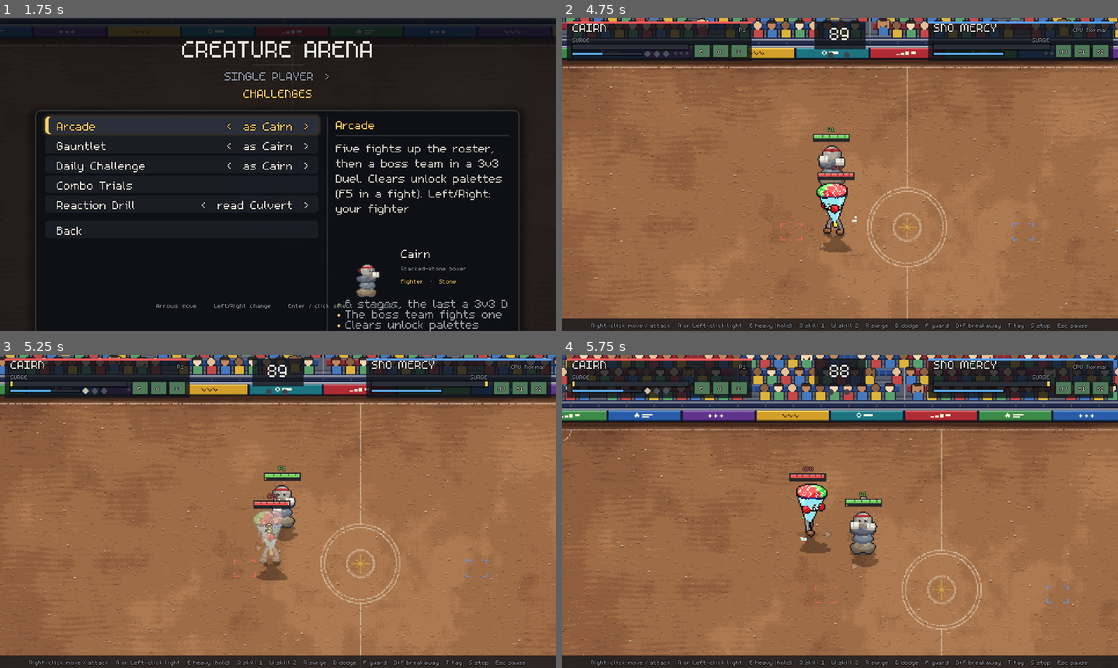
Above: before the commit, frames 1-4 (two rows, left to right).
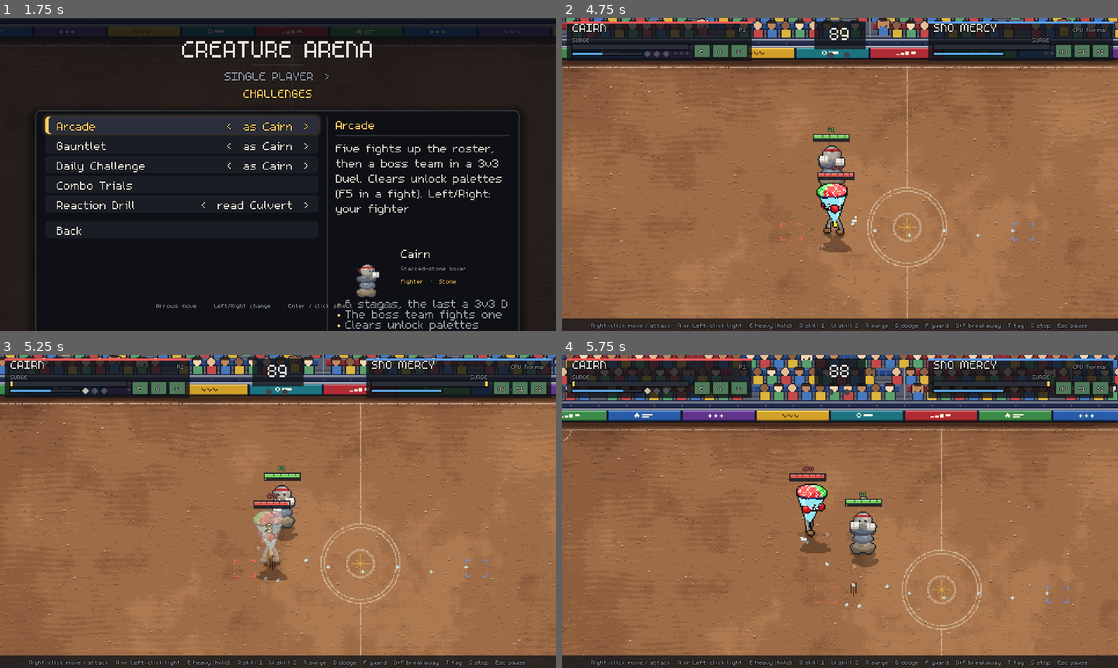
Above: after the commit, the same moments.

Repository: Redelements/creature-arena_
Game: Godot game, scene res://scenes/main.tscn
Same seed, same stepped clock (60 frames per second), same inputs: the game is played once before the commit and once after it.
Inputs (mouse positions are in pixels of both pictures, inside the frame that each line leads up to):
- Up to frame 1 (1.75 s): click "Single player" at 0.5 s; click "Challenges" at 1.25 s
- Up to frame 2 (4.75 s): click "Gauntlet" at 2 s; tap Enter (menu_confirm) at 2.75 s; move the mouse to (962, 158) at 2.77 s; hold D (kb_right) 2.78-3.5 s; tap F8 (kb_change_fighter) at 2.85 s; click (962, 158) at 2.92 s; drag from (728, 190) to (812, 237) at 3.52 s; move the mouse to (895, 105) at 4.27 s; hold D (kb_right) from 4.28 s (still down); tap Shift (kb_guard) at 4.35 s
- Up to frame 3 (5.25 s): release D (kb_right) at 5 s; drag from (250, 574) to (111, 464) at 5.02 s
- Up to frame 4 (5.75 s): no input

Frame 1 is identical in both runs. In frame 2, less than 0.1% of the frame differs, in the area x 52-82%, y 65-70%; in frame 3, less than 0.1%; in frame 4, less than 0.1%, in the area x 43-88%, y 59-81%.

Commit message:
Floor wear: scratches, gouges, craters, drag lines, clods, mallet marks and footprints that fade
Co-Authored-By: Claude Opus 5.5 <noreply@anthropic.com>

Diff:
--- a/src/game/main.gd
+++ b/src/game/main.gd
@@ -237,6 +237,7 @@
 var fx: FxView
 var fx_ground: FxGround
 var water: WaterView
+var wear: FloorWear
 var shadows: ShadowLayer
 var audio: AudioView
 var debug: DebugView
@@ -440,6 +441,8 @@
 	add_child(arena)
 	crowd = CrowdView.new()
 	add_child(crowd)
+	wear = FloorWear.new()  # scratches, gouges, craters, prints: the floor remembers, under everything
+	add_child(wear)
 	fx_ground = FxGround.new()
 	add_child(fx_ground)
 	water = WaterView.new()  # living water over the shallows, under the fighters
@@ -456,6 +459,7 @@
 	add_child(entities)
 	fx = FxView.new()
 	fx.bind_ground(fx_ground)
+	fx.wear = wear
 	add_child(fx)
 	paper = PaperFx.new()  # Mister Crease's sheets, crafts and storms, over the fighters
 	paper.fx = fx
@@ -1901,6 +1905,7 @@
 	debug.sim = sim
 	rings.set_sim(sim)
 	water.set_sim(sim)
+	wear.set_sim(sim)
 	water.fx = fx
 	paper.set_sim(sim)
 	hud.sim = sim
@@ -2110,6 +2115,7 @@
 	var t_fx := PerfLog.now()
 	arena.refresh()
 	water.advance()
+	wear.advance()
 	crowd.advance()
 	fx.advance()
 	PerfLog.since("fx advance", t_fx)
--- /dev/null
+++ b/src/view/floor_wear.gd
@@ -0,0 +1,369 @@
+class_name FloorWear
+extends Node2D
+## The floor remembers the fight: claw scratches, gouges, craters, drag lines, dirt clods,
+## mallet marks and, for a few seconds, wet / slushy / sticky footprints. Cosmetic: reads
+## the sim, never writes it. FxView decides what leaves a mark (see its header, `fx.decal`)
+## and calls mark(); this node stores and draws them.
+##
+## Pixel art, cheap: every mark is a tiny pre-drawn shape (8 directions, no rotation) in the
+## floor's own tones, built once per ground kind into a small atlas (`_atlas`) and drawn as
+## one whole-pixel texture blit. Marks are static, so this layer repaints only when one is
+## added, removed, steps its fade or the camera leaves the area drawn, never every tick.
+## Marks fade in whole alpha steps (FADE_AT / FADE_A) over 20 to 40 seconds, then go; the
+## oldest goes first past the cap (`cap()`, 200 on the stadium, more on a big map). A mark
+## on a cell that became a pit, wall, water or brush is dropped (`_scan`), so a healed
+## cell is fresh floor. Main adds this between the crowd and FxGround and calls
+## set_sim() / advance().
+
+const CELL := 32  ## atlas cell: every shape fits in 32 x 32, centred
+const CAP_BASE := 200
+const DRAWN_PAD := 96.0  ## draws this far past the view; repaints when the view leaves it
+const SCAN_EVERY := 10  ## ticks between floor-change scans
+const NEAR := 5.0  ## a new mark this close to a recent one of its kind is skipped
+## Fade: whole alpha steps at these fractions of a mark's life.
+const FADE_AT: Array[float] = [0.0, 0.5, 0.75, 0.9]
+const FADE_A: Array[float] = [1.0, 0.75, 0.5, 0.28]
+
+## kind -> [atlas row, life in ticks]
+const KINDS := {
+	"scratch": [0, 1500], "gouge": [1, 2400], "drag": [2, 1500], "crater_s": [3, 2100],
+	"crater_l": [4, 2400], "clod": [5, 1800], "mallet": [6, 1800],
+	"print_wet": [7, 240], "print_slush": [8, 300], "print_syrup": [9, 360],
+}
+const ROWS := 10
+
+## ground -> [furrow, lip, shade]: the tone of a cut, of the edge it throws up, and the
+## darker tone under a crater. Dirt cuts dark; stone and concrete scratch pale; turf tears
+## to soil with green flecks.
+const TONES := {
+	"dirt": ["3f2a18", "b08c60", "2c1c10"],
+	"stone": ["d8ccb6", "4a4034", "3a3228"],
+	"concrete": ["dfe3e8", "454a53", "353a42"],
+	"grass": ["4a3016", "7fd08a", "2e1e0e"],
+}
+const PRINT_TONES := {  ## kind -> [print, edge]
+	"print_wet": ["2c4560", "5f8fb8"],
+	"print_slush": ["d6f2f8", "8fbccc"],
+	"print_syrup": ["c8860e", "f0c040"],
+}
+const OK_CELLS := [TerrainGrid.INTACT, TerrainGrid.CRACKED, TerrainGrid.BRUSH_FLAT]
+
+var sim: MatchSim
+var _terrain: TerrainGrid
+var _marks: Array[Dictionary] = []  ## {k, x, y, col, born, life, g, step}
+var _atlas := {}  ## ground -> ImageTexture (prints are in every atlas)
+var _version := -1
+var _scan_due := false
+var _last_scan := 0
+var _dirty := false
+var _drawn := Rect2()
+var _drawn_ok := false
+var _cap := CAP_BASE
+var _last_tick := -1
+
+
+func _init() -> void:
+	texture_filter = CanvasItem.TEXTURE_FILTER_NEAREST
+
+
+func set_sim(s: MatchSim) -> void:
+	sim = s
+	_terrain = s.terrain
+	clear()
+	var ref := SimDefs.arena_size()
+	var a := s.arena_size()
+	_cap = int(CAP_BASE * clampf(a.x * a.y / maxf(1.0, ref.x * ref.y), 1.0, 3.0))
+	if not _atlas.has(ground()):  # build the shapes now, not on the first mark
+		_atlas[ground()] = _build(ground())
+
+
+func clear() -> void:
+	_marks.clear()
+	_version = _terrain.version if _terrain != null else -1
+	_last_tick = -1
+	_drawn_ok = false
+	queue_redraw()
+
+
+func cap() -> int:
+	return _cap
+
+
+func count() -> int:
+	return _marks.size()
+
+
+## The arena's ground kind: dirt, stone, concrete or grass.
+func ground() -> String:
+	var g := String(sim.arena.get("ground", "dirt")) if sim != null else "dirt"
+	return g if TONES.has(g) else "dirt"
+
+
+## Leave a mark. `kind` is a KINDS key; `dir` the direction it points (scratches, gouges,
+## drags, prints); `scale` isn't used: bigger marks are other kinds. Nothing is left on
+## water, brush, pits or walls.
+func mark(kind: String, pos: Vector2, dir := Vector2.RIGHT) -> void:
+	if sim == null or not KINDS.has(kind):
+		return
+	if not _floor_ok(pos):
+		return
+	# Don't pile marks on top of each other: look at the recent few.
+	var n := _marks.size()
+	for i in range(n - 1, maxi(-1, n - 7), -1):
+		var m: Dictionary = _marks[i]
+		if m["k"] == kind and absf(float(m["x"]) - pos.x) < NEAR and absf(float(m["y"]) - pos.y) < NEAR \
+				and sim.tick - int(m["born"]) < 90:
+			return
+	var col := 0
+	if kind.begins_with("crater") or kind == "clod" or kind == "mallet":
+		col = randi() % 8  # the shape's own variants
+	else:
+		col = _bucket(dir)
+	var life: int = int(KINDS[kind][1])
+	life = int(life * randf_range(0.85, 1.15))
+	_marks.append({"k": kind, "x": roundf(pos.x), "y": roundf(pos.y), "col": col, "born": sim.tick,
+		"life": life, "g": ground(), "step": 0})
+	while _marks.size() > _cap:
+		_marks.pop_front()
+	_dirty = true
+
+
+## Which of the 8 pre-drawn directions `dir` is closest to (0 = right, clockwise on screen).
+static func _bucket(dir: Vector2) -> int:
+	if dir.length_squared() < 0.0001:
+		return 0
+	return posmod(int(roundf(dir.angle() / (TAU / 8.0))), 8)
+
+
+func _floor_ok(pos: Vector2) -> bool:
+	var tg := _terrain
+	var cell := tg.world_to_cell(pos)
+	return tg.in_bounds(cell) and tg.get_cell(cell) in OK_CELLS
+
+
+## Main calls this every frame; work happens only when the sim ticks.
+func advance() -> void:
+	if sim == null or _terrain == null:
+		return
+	if sim.tick < _last_tick:  # a rollback or a restart: marks from the future go
+		var keep: Array[Dictionary] = []
+		for m in _marks:
+			if int(m["born"]) <= sim.tick:
+				keep.append(m)
+		if keep.size() != _marks.size():
+			_marks = keep
+			_dirty = true
+	if sim.tick != _last_tick:
+		_last_tick = sim.tick
+		if _terrain.version != _version:
+			_version = _terrain.version
+			_scan_due = true
+		if sim.tick - _last_scan >= SCAN_EVERY:
+			_last_scan = sim.tick
+			_age()
+	var view := FxView._view_rect(self, 0.0)
+	if not _drawn_ok or not _drawn.encloses(view):
+		_dirty = true
+	if _dirty:
+		_dirty = false
+		_drawn = view.grow(DRAWN_PAD)
+		_drawn_ok = true
+		queue_redraw()
+
+
+## Drop what is over a pit, wall, water or brush now; step the fades; remove the expired.
+func _age() -> void:
+	var out: Array[Dictionary] = []
+	var changed := false
+	for m in _marks:
+		var age := maxi(0, sim.tick - int(m["born"]))
+		var life := int(m["life"])
+		if age >= life or (_scan_due and not _floor_ok(Vector2(float(m["x"]), float(m["y"])))):
+			changed = true
+			continue
+		var f := float(age) / float(life)
+		var s := 0
+		for i in FADE_AT.size():
+			if f >= FADE_AT[i]:
+				s = i
+		if s != int(m["step"]):
+			m["step"] = s
+			changed = true
+		out.append(m)
+	_scan_due = false
+	if changed:
+		_marks = out
+		_dirty = true
+
+
+func _draw() -> void:
+	if sim == null:
+		return
+	var t0 := PerfLog.now()
+	for m in _marks:
+		var x := float(m["x"])
+		var y := float(m["y"])
+		if not _drawn.has_point(Vector2(x, y)):
+			continue
+		var g: String = m["g"]
+		if not _atlas.has(g):
+			_atlas[g] = _build(g)
+		var row: int = KINDS[m["k"]][0]
+		draw_texture_rect_region(_atlas[g], Rect2(x - CELL / 2, y - CELL / 2, CELL, CELL),
+			Rect2(int(m["col"]) * CELL, row * CELL, CELL, CELL), Color(1, 1, 1, FADE_A[int(m["step"])]))
+	PerfLog.since("floor wear draw", t0)
+
+
+# ------------------------------------------------------------------ the shapes
+
+func _build(g: String) -> ImageTexture:
+	var img := Image.create(CELL * 8, CELL * ROWS, false, Image.FORMAT_RGBA8)
+	var t: Array = TONES[g]
+	var furrow := Color(String(t[0]))
+	var lip := Color(String(t[1]))
+	var shade := Color(String(t[2]))
+	for d in 8:
+		var a := d * TAU / 8.0
+		var dv := Vector2(cos(a), sin(a))
+		var nv := Vector2(-dv.y, dv.x)
+		var o := Vector2i(d * CELL, 0)
+		# claw scratches: three short parallel cuts
+		for i in 3:
+			var off := (i - 1) * 2.2
+			var len := 4.0 + (i % 2) * 1.5
+			_line(img, o, 0, dv * (-len + (i - 1) * 0.8) + nv * off, dv * len + nv * off, furrow.lerp(shade, 0.15), 0.85)
+		# gouge: three long furrows with a lip thrown up on one side
+		for i in 3:
+			var off := (i - 1) * 3.4
+			var len := 9.0 - absf(i - 1) * 2.0 + (2.0 if i == 2 else 0.0)
+			_line(img, o, 1, dv * -len + nv * off, dv * len + nv * off, furrow, 0.92)
+			_line(img, o, 1, dv * (-len + 2.0) + nv * (off + 1.4), dv * (len - 2.0) + nv * (off + 1.4), lip, 0.55, 2)
+		# drag line: two faint ruts and a dotted dust line between
+		for s in [-1.0, 1.0]:
+			_line(img, o, 2, dv * -9.0 + nv * 2.4 * s, dv * 9.0 + nv * 2.4 * s, furrow, 0.6)
+		_line(img, o, 2, dv * -8.0, dv * 8.0, lip, 0.4, 2)
+		# footprints (same in every atlas): a 3 x 2 oval along the heading
+		for kind in PRINT_TONES:
+			var pt: Array = PRINT_TONES[kind]
+			var row: int = KINDS[kind][0]
+			var c := Vector2i(d * CELL + CELL / 2, row * CELL + CELL / 2)
+			_oval(img, c, dv, 1.9, 1.1, Color(String(pt[0])), 0.85)
+			_px(img, c + Vector2i(roundi(-dv.x * 2.0), roundi(-dv.y * 2.0)), Color(String(pt[1])), 0.7)
+			if kind == "print_syrup":
+				_px(img, c + Vector2i(roundi(dv.x * 2.0), roundi(dv.y * 2.0)), Color(String(pt[1])), 0.8)
+	# the variants: craters, clods, mallet teeth (a different jitter per column)
+	var rng := RandomNumberGenerator.new()
+	for v in 8:
+		rng.seed = 1000 + v * 77
+		var o := Vector2i(v * CELL, 0)
+		_crater(img, o, 3, 5.0, furrow, lip, shade, rng, 0)
+		_crater(img, o, 4, 10.0, furrow, lip, shade, rng, 4)
+		_clods(img, o, 5, furrow, lip, shade, rng)
+		_mallet(img, o, 6, furrow, lip, rng)
+	return ImageTexture.create_from_image(img)
+
+
+static func _px(img: Image, p: Vector2i, c: Color, a := 1.0) -> void:
+	if p.x < 0 or p.y < 0 or p.x >= img.get_width() or p.y >= img.get_height():
+		return
+	img.set_pixel(p.x, p.y, Color(c.r, c.g, c.b, a))
+
+
+## A Bresenham line from `a` to `b` (offsets from the cell centre), every `every`th pixel.
+static func _line(img: Image, o: Vector2i, row: int, a: Vector2, b: Vector2, c: Color, alpha: float,
+		every := 1) -> void:
+	var cen := Vector2i(o.x + CELL / 2, row * CELL + CELL / 2)
+	var p0 := cen + Vector2i(roundi(a.x), roundi(a.y))
+	var p1 := cen + Vector2i(roundi(b.x), roundi(b.y))
+	var dx := absi(p1.x - p0.x)
+	var dy := -absi(p1.y - p0.y)
+	var sx := 1 if p0.x < p1.x else -1
+	var sy := 1 if p0.y < p1.y else -1
+	var err := dx + dy
+	var i := 0
+	while true:
+		if i % every == 0:
+			_px(img, p0, c, alpha)
+		i += 1
+		if p0 == p1:
+			break
+		var e2 := 2 * err
+		if e2 >= dy:
+			err += dy
+			p0.x += sx
+		if e2 <= dx:
+			err += dx
+			p0.y += sy
+
+
+## A filled oval, `rx` along `dv`, `ry` across.
+static func _oval(img: Image, c: Vector2i, dv: Vector2, rx: float, ry: float, col: Color, alpha: float) -> void:
+	var nv := Vector2(-dv.y, dv.x)
+	for y in range(-3, 4):
+		for x in range(-3, 4):
+			var u := (x * dv.x + y * dv.y) / rx
+			var w := (x * nv.x + y * nv.y) / ry
+			if u * u + w * w <= 1.0:
+				_px(img, c + Vector2i(x, y), col, alpha)
+
+
+## A ring of cut pixels (a true circle on the floor), a darker dent inside, chips thrown out.
+static func _crater(img: Image, o: Vector2i, row: int, r: float, furrow: Color, lip: Color, shade: Color,
+		rng: RandomNumberGenerator, cracks: int) -> void:
+	var cen := Vector2i(o.x + CELL / 2, row * CELL + CELL / 2)
+	var ri := int(ceil(r)) + 1
+	for y in range(-ri, ri + 1):
+		for x in range(-ri, ri + 1):
+			var d := sqrt(float(x * x + y * y))
+			if d <= r - 1.5:
+				_px(img, cen + Vector2i(x, y), shade, 0.38)
+			elif d <= r + 0.4:
+				var gap := (x * 7 + y * 13 + int(o.x)) % 9 == 0  # a broken rim
+				if not gap:
+					_px(img, cen + Vector2i(x, y), furrow, 0.9)
+			elif d <= r + 1.4 and x + y < 0 and (x + 2 * y) % 3 != 0:
+				_px(img, cen + Vector2i(x, y), lip, 0.6)  # the lit rim, up and to the left
+	for i in cracks:  # short cracks running out of the rim
+		var a := rng.randf() * TAU
+		var dv := Vector2(cos(a), sin(a))
+		_line(img, o, row, dv * (r + 0.5), dv * (r + 3.0 + rng.randf() * 2.5), furrow, 0.8)
+	for i in 3:  # loose chips
+		var a := rng.randf() * TAU
+		var rr := r + 2.5 + rng.randf() * 3.0
+		_px(img, cen + Vector2i(roundi(cos(a) * rr), roundi(sin(a) * rr)), lip, 0.8)
+
+
+## Dirt thrown out of a hole: a ring of 2 x 2 clods round a dark mouth.
+static func _clods(img: Image, o: Vector2i, row: int, furrow: Color, lip: Color, shade: Color,
+		rng: RandomNumberGenerator) -> void:
+	var cen := Vector2i(o.x + CELL / 2, row * CELL + CELL / 2)
+	for y in range(-3, 4):
+		for x in range(-3, 4):
+			if x * x + y * y <= 9:
+				_px(img, cen + Vector2i(x, y), shade, 0.55)
+	var n := 9
+	for i in n:
+		var a := TAU * i / n + rng.randf() * 0.5
+		var r := 7.0 + rng.randf() * 4.0
+		var p := cen + Vector2i(roundi(cos(a) * r), roundi(sin(a) * r))
+		for dy in 2:
+			for dx in 2:
+				_px(img, p + Vector2i(dx, dy), furrow, 0.9)
+		_px(img, p, lip, 0.85)
+		if rng.randf() < 0.5:
+			_px(img, p + Vector2i(-1, 2), furrow, 0.6)
+
+
+## A meat mallet's tooth marks: a 3 x 3 grid of dimples.
+static func _mallet(img: Image, o: Vector2i, row: int, furrow: Color, lip: Color,
+		rng: RandomNumberGenerator) -> void:
+	var cen := Vector2i(o.x + CELL / 2, row * CELL + CELL / 2)
+	for gy in 3:
+		for gx in 3:
+			var p := cen + Vector2i((gx - 1) * 4 - 1, (gy - 1) * 4 - 1)
+			if rng.randf() < 0.12:
+				continue
+			_px(img, p, furrow, 0.9)
+			_px(img, p + Vector2i(1, 0), furrow, 0.9)
+			_px(img, p + Vector2i(0, 1), furrow, 0.9)
+			_px(img, p + Vector2i(1, 1), lip, 0.6)
--- a/src/view/fx_view.gd
+++ b/src/view/fx_view.gd
@@ -69,6 +69,12 @@
 ##                             from sim.zones, as a syrup puddle)
 ##   spark        "light" | "heavy" | "skill" | "surge"  the hit-spark shape (default: the move's type)
 ##   spark_color  colour of a skill's burst (default: ghost_color, else amber)
+##   decal        "scratch" | "gouge" | "drag" | "crater_s" | "crater_l" | "clod" | "mallet" | "none"  the lasting
+##                floor mark (FloorWear) this move leaves: on its hits (scratch, gouge, crater), on its last strike
+##                (clod, mallet, crater) or along its dash (drag). Default by attack type: light scratches, heavy
+##                gouges, surge craters; impact popup/tenderize/cavein leave clods/mallet marks/a crater; a dash
+##                with trail "gravel" (or burrow) drags a line. Slams and hard landings crater; wet, slushy and
+##                sticky footprints follow shallows, slush-footed fighters and syrup (all in the _wear_* functions)
 ## Creature sprite keys read here: "step" ("slush" for slush puffs), "step_frames" (run frames
 ## where a foot lands; default the first and the middle one).
 ## Creature "ko_fx" keys: style "scatter" (the sprite breaks into horizontal pieces that
@@ -138,6 +144,7 @@
 var sim: MatchSim
 var views: Array = []  ## CreatureView per creature, same order as sim.creatures
 var ground: FxGround
+var wear: FloorWear  ## the floor's lasting marks (scratches, craters, prints); set by main
 var time_scale := 1.0  ## main slows this for KO slow-motion; 0 holds everything still
 var shake_out := 0.0  ## extra screen shake asked for by effects; main takes it each frame
 var shake_dir := Vector2.ZERO  ## the last hit's push direction; main biases the shake along it
@@ -175,6 +182,8 @@
 
 
 func clear() -> void:
+	if wear != null:
+		wear.clear()
 	_parts.clear()
 	_lost.clear()
 	_was_hidden = []
@@ -212,6 +221,7 @@
 			if bool(e.get("stale", false)):
 				col = Color("b8b8b8")
 			_text(p + Vector2(0, -6), str(int(round(power))), col)
+			_wear_hit(e, push)
 		"block":
 			_add({"kind": "spark", "pos": p, "life": 6, "scale": 0.75})
 			_add({"kind": "ring", "pos": p + Vector2(0, 4), "life": 8, "radius": 10.0, "color": Color("9ec5ff")})
@@ -231,6 +241,7 @@
 				var r := (22.0 if full else 12.0) + randf() * 6.0
 				_dust(p + Vector2(cos(a), sin(a)) * r, Vector2(cos(a), sin(a) * 0.5 - 0.6) * 0.5)
 			_slam_debris(p, full)
+			_wear_mark("crater_l" if full else "crater_s", p)
 		"bounce":
 			_add({"kind": "spark", "pos": p + Vector2(0, -12), "life": 8, "scale": 1.0})
 			_add({"kind": "lines", "pos": p + Vector2(0, -12), "life": 6, "size": 0.8, "color": C_SPARK[0]})
@@ -555,6 +566,7 @@
 		"land_hard":
 			_hard_tick = _tick
 			_landing_puff(p, 2)
+			_wear_mark("crater_s", p)
 
 
 ## A floating call-out (Combo Trials and drills: "CLEAR!", "DODGED!").
@@ -796,6 +808,8 @@
 			_during_move(c, mv, fx)
 		if c.state == CreatureSim.State.DODGE and ticked and c.state_t % 4 == 1 and not c.def["dodge"].has("blink"):
 			_ghost(c, Color(0.75, 0.85, 1.0, 0.4), 10.0)
+		if c.state == CreatureSim.State.DODGE and ticked and c.state_t % 3 == 0 and c.def["dodge"].has("ram"):
+			_wear_mark("drag", c.pos - c.facing * 4.0, c.facing)  # Landslide Ram digs in
 		if c.state == CreatureSim.State.AIRBORNE and ticked and c.air_t < c.air_total / 2 and c.anim_t % 2 == 0:
 			_launch_streak(c)
 		_footstep(c, w, ticked)
@@ -835,6 +849,7 @@
 				Color("ffd166"), 10, 60.0, 220.0)
 	if bool(fx.get("burrow", false)):
 		cue.emit("dig")
+		_wear_mark("clod", c.pos)
 	if bool(fx.get("syrup", false)):
 		cue.emit("slosh")
 	if bool(fx.get("smoke", false)):
@@ -934,6 +949,7 @@
 			else:
 				_smear_thrust(c, seg, size, randf_range(-6.0, 6.0))
 	if last:
+		_wear_strike(c, fx, seg)
 		match String(fx.get("impact", "")):
 			"spire":
 				_spire(c.hit_center(seg), c.facing)
@@ -1020,6 +1036,7 @@
 				_add({"kind": "whirl", "pos": c.pos + Vector2(0, -_chest(c) * 0.6), "life": 8, "radius": r,
 					"start": randf() * TAU})
 	var dsh: Dictionary = mv.get("dash", {})
+	_wear_drag(c, fx, dsh, t)
 	if bool(fx.get("slush", false)) and not dsh.is_empty() and t >= int(dsh["from"]) and t <= int(dsh["to"]):
 		_px(c.pos - c.facing * 6.0 + Vector2(randf_range(-4, 4), -randf_range(0, 4)),
 			-c.facing * randf_range(0.3, 0.9) + Vector2(0, -0.3), C_ICE[randi() % 3], 16)
@@ -2149,7 +2166,93 @@
 		return
 	if not _view_rect(self, CULL_PAD).has_point(c.pos):
 		return
-	_floor_puff(c.pos + Vector2(-c.facing.x * 3.0, 1.0), _floor_kind(c, c.pos), 0, c.facing)
+	var kind := _floor_kind(c, c.pos)
+	_floor_puff(c.pos + Vector2(-c.facing.x * 3.0, 1.0), kind, 0, c.facing)
+	_wear_step(c, w, kind, frame)
+
+
+# ------------------------------------------------------------------ floor wear
+# What leaves a mark on the floor (FloorWear draws and stores them). A move's `fx.decal`
+# overrides: "scratch" | "gouge" | "drag" | "crater_s" | "crater_l" | "clod" | "mallet" |
+# "none". Defaults: a light hit on a grounded foe scratches, a heavy gouges, a surge
+# craters; impact "popup" leaves clods, "tenderize" mallet marks, "cavein" a big crater;
+# a dash with trail "gravel" (or fx.burrow) drags a line; slams and hard landings crater.
+
+func _wear_mark(kind: String, pos: Vector2, dir := Vector2.RIGHT) -> void:
+	if wear != null and sim != null and _view_rect(self, CULL_PAD).has_point(pos):
+		wear.mark(kind, pos, dir)
+
+
+const WEAR_IMPACT := {"popup": "clod", "tenderize": "mallet", "cavein": "crater_l"}
+
+
+func _wear_hit(e: Dictionary, push: Vector2) -> void:
+	var a := _creature(int(e.get("attacker", -1)))
+	var d := _creature(int(e.get("target", -1)))
+	if a == null or d == null:
+		return
+	var fx: Dictionary = a.move_def().get("fx", {})
+	var kind := String(fx.get("decal", ""))
+	if kind == "":
+		if WEAR_IMPACT.has(String(fx.get("impact", ""))):
+			return  # the strike leaves its own mark
+		match a.move_type():
+			"light":
+				kind = "" if d.is_airborne() else "scratch"
+			"heavy":
+				kind = "gouge"
+			"surge":
+				kind = "crater_s"
+	if kind != "" and kind != "none":
+		_wear_mark(kind, d.pos, push)
+
+
+## The last strike of a move: the floor marks of its `impact`, or its own `fx.decal`.
+func _wear_strike(c: CreatureSim, fx: Dictionary, seg: int) -> void:
+	var kind := String(fx.get("decal", WEAR_IMPACT.get(String(fx.get("impact", "")), "")))
+	if kind == "" or kind == "none":
+		return
+	_wear_mark(kind, c.pos if bool(fx.get("burrow", false)) else c.hit_center(seg), c.facing)
+
+
+## A dash drags a line behind it when it kicks up gravel, burrows, or says `decal: "drag"`.
+func _wear_drag(c: CreatureSim, fx: Dictionary, dsh: Dictionary, t: int) -> void:
+	if wear == null or dsh.is_empty() or t % 3 != 0 or t < int(dsh["from"]) or t > int(dsh["to"]):
+		return
+	var kind := String(fx.get("decal", ""))
+	if kind == "" and (String(fx.get("trail", "")) == "gravel" or bool(fx.get("burrow", false))):
+		kind = "drag"
+	if kind == "drag":
+		_wear_mark("drag", c.pos - c.facing * 4.0, c.facing)
+
+
+## Footprints that last a few seconds: after wading (wet), in a syrup puddle (sticky), and
+## the slush a fighter whose sprite `step` is "slush" tracks.
+func _wear_step(c: CreatureSim, w: Dictionary, kind: String, frame: int) -> void:
+	if wear == null:
+		return
+	var foot := ""
+	if kind == "water":
+		w["wet"] = 5
+	elif _in_syrup(c.pos):
+		foot = "print_syrup"
+		w["wet"] = 0
+	elif kind == "slush":
+		foot = "print_slush"
+	elif int(w.get("wet", 0)) > 0:
+		w["wet"] = int(w["wet"]) - 1
+		foot = "print_wet"
+	if foot == "":
+		return
+	var side := Vector2(-c.facing.y, c.facing.x) * (2.0 if frame % 2 == 0 else -2.0)
+	_wear_mark(foot, c.pos + side + Vector2(0, 1), c.facing)
+
+
+func _in_syrup(pos: Vector2) -> bool:
+	for z in sim.zones:
+		if Vector2(z["pos"]).distance_to(pos) <= float(z["radius"]):
+			return true
+	return false
 
 
 func _note_push(e: Dictionary) -> Vector2:
Not shown, added: src/view/floor_wear.gd.uid
Not shown, changed: docs/codebase-map.md
Not shown, changed: src/view/CLAUDE.md
